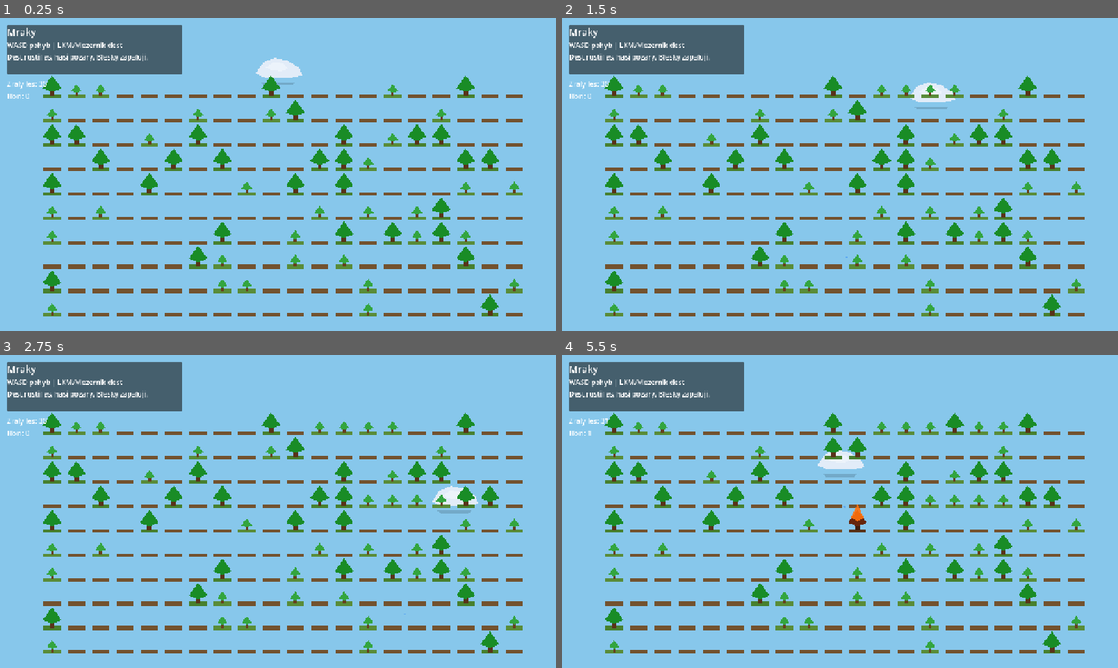
Above: before the commit, frames 1-4 (two rows, left to right).
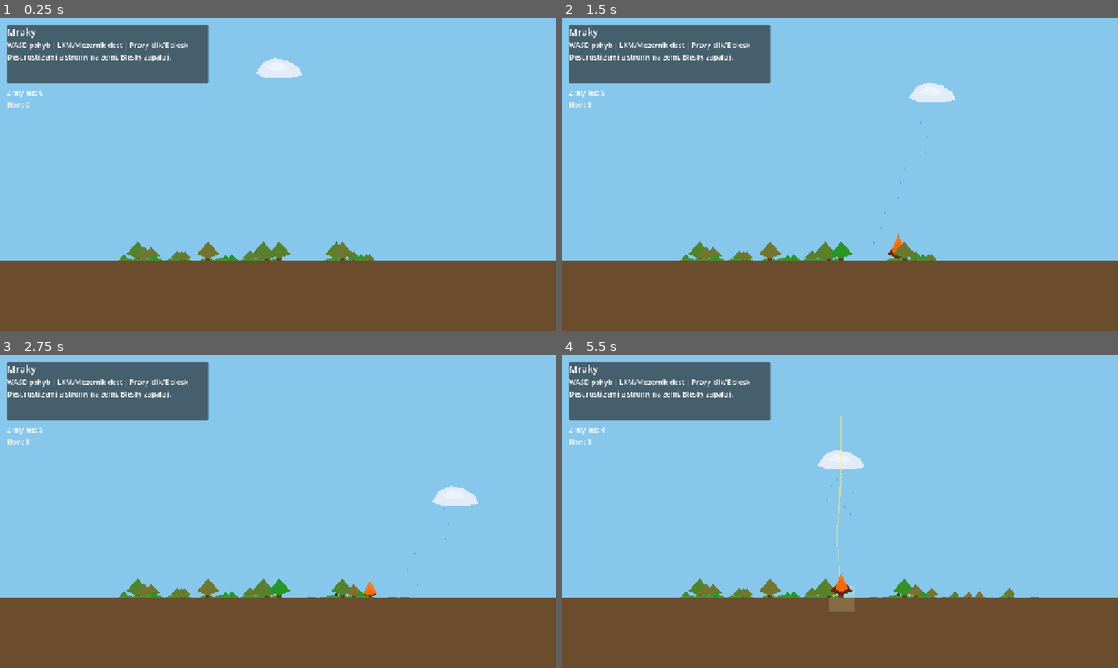
Above: after the commit, the same moments.

Repository: exmaxx/mraky
Game: Godot game, scene res://scenes/main.tscn
The game is run twice, just before and just after one commit, with the same random seed, the same clock (stepped at 60 frames per second) and the same inputs.
Inputs (mouse positions are in pixels of both pictures, inside the frame that each line leads up to):
- Up to frame 1 (0.25 s): no input
- Up to frame 2 (1.5 s): tap Enter at 0.5 s; move the mouse to (962, 158) at 0.52 s; press the mouse at (962, 158) at 0.53 s; hold Right (move_right) 0.53-1.28 s; right-click (962, 158) at 0.8 s; move the mouse to (728, 190) at 1.27 s; release the mouse at (728, 190) at 1.28 s; hold Down (move_down) from 1.28 s (still down); right-click (728, 190) at 1.35 s
- Up to frame 3 (2.75 s): click (166, 527) at 1.55 s; move the mouse to (333, 442) at 2.02 s; release Down (move_down) at 2.03 s; press the mouse at (333, 442) at 2.03 s; hold Right (move_right) from 2.03 s (still down); right-click (333, 442) at 2.3 s
- Up to frame 4 (5.5 s): move the mouse to (812, 574) at 2.77 s; release Right (move_right) at 2.78 s; release the mouse at (812, 574) at 2.78 s; hold Up (move_up) 2.78-3.53 s; right-click (812, 574) at 2.85 s; click (812, 574) at 3.05 s; move the mouse to (1006, 558) at 3.52 s; press the mouse at (1006, 558) at 3.53 s; hold Left (move_left) 3.53-5.03 s; right-click (1006, 558) at 3.8 s; move the mouse to (673, 464) at 4.27 s; release the mouse at (673, 464) at 4.28 s; right-click (673, 464) at 4.35 s; click (673, 464) at 4.55 s; move the mouse to (867, 511) at 5.02 s; press the mouse at (867, 511) at 5.03 s; hold Down (move_down) from 5.03 s (still down); right-click (867, 511) at 5.3 s

The runs differ from the first frame. In frame 1, 32% of the frame differs, in the area x 0-100%, y 2-100%; in frame 2, 32%; in frame 3, 32%; in frame 4, 32%.

Commit message:
Add cloud game POC with ground growth, lightning, and scaling.
Rain grows land and multi-stage trees on the ground; the cloud can cast lightning that strikes trees or bare ground, with slower random strikes and keep-aspect window scaling.

Co-authored-by: Cursor <cursoragent@cursor.com>

Diff:
--- a/project.godot
+++ b/project.godot
@@ -25,6 +25,7 @@
 window/size/viewport_width=1280
 window/size/viewport_height=720
 window/stretch/mode="canvas_items"
+window/stretch/aspect="keep"
 
 [input]
 
@@ -58,8 +59,14 @@
 , Object(InputEventKey,"resource_local_to_scene":false,"resource_name":"","device":-1,"window_id":0,"alt_pressed":false …(182 unchanged characters)…
 ]
 }
+lightning={
+"deadzone": 0.5,
+"events": [Object(InputEventMouseButton,"resource_local_to_scene":false,"resource_name":"","device":-1,"window_id":0,"alt_pressed":false,"shift_pressed":false,"ctrl_pressed":false,"meta_pressed":false,"button_mask":0,"position":Vector2(0, 0),"global_position":Vector2(0, 0),"factor":1.0,"button_index":2,"canceled":false,"pressed":true,"double_click":false,"script":null)
+, Object(InputEventKey,"resource_local_to_scene":false,"resource_name":"","device":-1,"window_id":0,"alt_pressed":false,"shift_pressed":false,"ctrl_pressed":false,"meta_pressed":false,"pressed":false,"keycode":0,"physical_keycode":69,"key_label":0,"unicode":101,"location":0,"echo":false,"script":null)
+]
+}
 
 [rendering]
 
+textures/canvas_textures/default_texture_filter=0
 renderer/rendering_method="gl_compatibility"
-textures/canvas_textures/default_texture_filter=0
--- a/scenes/cloud.tscn
+++ b/scenes/cloud.tscn
@@ -15,8 +15,3 @@
 [node name="Highlight" type="Polygon2D" parent="."]
 color = Color(1, 1, 1, 0.35)
 polygon = PackedVector2Array(-28, -6, -10, -18, 12, -16, 24, -4, 8, 2, -16, 0)
-
-[node name="Shadow" type="Polygon2D" parent="."]
-position = Vector2(0, 28)
-color = Color(0, 0, 0, 0.15)
-polygon = PackedVector2Array(-40, 0, 40, 0, 32, 6, -32, 6)
--- /dev/null
+++ b/scenes/land_patch.tscn
@@ -0,0 +1,19 @@
+[gd_scene format=3 uid="uid://b82n0pnnr0o7y"]
+
+[ext_resource type="Script" path="res://scripts/land_patch.gd" id="1_land"]
+
+[sub_resource type="CircleShape2D" id="CircleShape2D_land"]
+radius = 12.0
+
+[node name="LandPatch" type="Area2D"]
+collision_layer = 8
+collision_mask = 0
+script = ExtResource("1_land")
+
+[node name="Patch" type="Polygon2D" parent="."]
+color = Color(0.52, 0.38, 0.22, 1)
+polygon = PackedVector2Array(-5, 0, -3, -1, 0, -2, 3, -1, 5, 0)
+
+[node name="CollisionShape2D" type="CollisionShape2D" parent="."]
+position = Vector2(0, -4)
+shape = SubResource("CircleShape2D_land")
--- a/scenes/main.tscn
+++ b/scenes/main.tscn
@@ -1,23 +1,46 @@
-[gd_scene load_steps=6 format=3 uid="uid://f1r6mmainscene1"]
+[gd_scene load_steps=8 format=3 uid="uid://f1r6mmainscene1"]
 
 [ext_resource type="Script" path="res://scripts/main.gd" id="1_main"]
 [ext_resource type="PackedScene" uid="uid://e0q5mcloud0001" path="res://scenes/cloud.tscn" id="2_cloud"]
 [ext_resource type="PackedScene" uid="uid://c8n3mtreecell01" path="res://scenes/tree_cell.tscn" id="3_tree"]
 [ext_resource type="Script" path="res://scripts/lightning_manager.gd" id="4_lightning_mgr"]
 [ext_resource type="PackedScene" uid="uid://d9p4mlightning01" path="res://scenes/lightning_strike.tscn" id="5_lightning"]
+[ext_resource type="Script" path="res://scripts/ground.gd" id="6_ground"]
+[ext_resource type="PackedScene" uid="uid://b3l8mlandpatch1" path="res://scenes/land_patch.tscn" id="7_land"]
+
+[sub_resource type="RectangleShape2D" id="RectangleShape2D_ground"]
+size = Vector2(1280, 40)
 
 [node name="Main" type="Node2D"]
 script = ExtResource("1_main")
 tree_scene = ExtResource("3_tree")
+land_scene = ExtResource("7_land")
 
 [node name="Sky" type="ColorRect" parent="."]
 offset_right = 1280.0
 offset_bottom = 720.0
 color = Color(0.53, 0.78, 0.92, 1)
 
+[node name="GroundVisual" type="ColorRect" parent="."]
+offset_top = 560.0
+offset_right = 1280.0
+offset_bottom = 720.0
+color = Color(0.42, 0.3, 0.18, 1)
+
 [node name="World" type="Node2D" parent="."]
 
+[node name="Ground" type="Area2D" parent="World"]
+position = Vector2(0, 560)
+collision_layer = 16
+collision_mask = 0
+script = ExtResource("6_ground")
+
+[node name="CollisionShape2D" type="CollisionShape2D" parent="World/Ground"]
+position = Vector2(640, 20)
+shape = SubResource("RectangleShape2D_ground")
+
 [node name="Cloud" parent="World" instance=ExtResource("2_cloud")]
+position = Vector2(640, 120)
 
 [node name="LightningManager" type="Node" parent="."]
 script = ExtResource("4_lightning_mgr")
@@ -37,8 +60,8 @@
 [node name="Panel" type="PanelContainer" parent="UI/HUD"]
 offset_left = 16.0
 offset_top = 16.0
-offset_right = 420.0
-offset_bottom = 130.0
+offset_right = 480.0
+offset_bottom = 150.0
 
 [node name="VBox" type="VBoxContainer" parent="UI/HUD/Panel"]
 layout_mode = 2
@@ -50,24 +73,24 @@
 
 [node name="Help" type="Label" parent="UI/HUD/Panel/VBox"]
 layout_mode = 2
-text = "WASD pohyb | LKM/Mezernik dest"
+text = "WASD pohyb | LKM/Mezernik dest | Pravy klik/E blesk"
 
 [node name="Goal" type="Label" parent="UI/HUD/Panel/VBox"]
 layout_mode = 2
-text = "Dest rusti les, hasi pozary. Blesky zapaluji."
+text = "Dest rusti zemi a stromy na zemi. Blesky zapaluji."
 
 [node name="ForestLabel" type="Label" parent="UI/HUD"]
 layout_mode = 0
 offset_left = 16.0
-offset_top = 140.0
+offset_top = 160.0
 offset_right = 300.0
-offset_bottom = 166.0
+offset_bottom = 186.0
 text = "Zraly les: 0"
 
 [node name="FireLabel" type="Label" parent="UI/HUD"]
 layout_mode = 0
 offset_left = 16.0
-offset_top = 168.0
+offset_top = 188.0
 offset_right = 300.0
-offset_bottom = 194.0
+offset_bottom = 214.0
 text = "Hori: 0"
--- a/scenes/rain_drop.tscn
+++ b/scenes/rain_drop.tscn
@@ -7,7 +7,7 @@
 
 [node name="RainDrop" type="Area2D"]
 collision_layer = 2
-collision_mask = 4
+collision_mask = 28
 script = ExtResource("1_rain")
 
 [node name="Sprite" type="Polygon2D" parent="."]
--- a/scenes/tree_cell.tscn
+++ b/scenes/tree_cell.tscn
@@ -3,37 +3,30 @@
 [ext_resource type="Script" path="res://scripts/tree_cell.gd" id="1_tree"]
 
 [sub_resource type="RectangleShape2D" id="RectangleShape2D_tree"]
-size = Vector2(40, 40)
+size = Vector2(24, 32)
 
 [node name="TreeCell" type="Area2D"]
 collision_layer = 4
 collision_mask = 0
 script = ExtResource("1_tree")
 
-[node name="Ground" type="ColorRect" parent="."]
-offset_left = -20.0
-offset_top = -4.0
-offset_right = 20.0
-offset_bottom = 4.0
-color = Color(0.45, 0.32, 0.18, 1)
-
 [node name="Trunk" type="ColorRect" parent="."]
 visible = false
-offset_left = -3.0
-offset_top = -14.0
-offset_right = 3.0
+offset_left = -2.0
+offset_top = -10.0
+offset_right = 2.0
 offset_bottom = 0.0
 color = Color(0.4, 0.25, 0.12, 1)
 
 [node name="Crown" type="Polygon2D" parent="."]
 visible = false
 color = Color(0.2, 0.65, 0.25, 1)
-polygon = PackedVector2Array(0, -28, 12, -12, 0, -8, -12, -12)
+polygon = PackedVector2Array(0, -16, 10, -6, 0, -2, -10, -6)
 
 [node name="Fire" type="Polygon2D" parent="."]
 visible = false
 color = Color(1, 0.45, 0.05, 0.9)
-polygon = PackedVector2Array(0, -58, 14, -30, 0, -22, -14, -30)
+polygon = PackedVector2Array(0, -30, 14, -16, 0, -10, -14, -16)
 
 [node name="CollisionShape2D" type="CollisionShape2D" parent="."]
 position = Vector2(0, -16)
--- a/scripts/cloud.gd
+++ b/scripts/cloud.gd
@@ -1,11 +1,15 @@
 extends CharacterBody2D
+
+signal lightning_requested
 
 const MOVE_SPEED := 280.0
 const RAIN_INTERVAL := 0.06
+const LIGHTNING_COOLDOWN := 0.7
 
 @export var rain_scene: PackedScene
 
 var _rain_cooldown := 0.0
+var _lightning_cooldown := 0.0
 
 
 func _physics_process(delta: float) -> void:
@@ -18,7 +22,10 @@
 		_spawn_rain()
 		_rain_cooldown = RAIN_INTERVAL
 
-	$Shadow.position = Vector2(0, 28)
+	_lightning_cooldown = maxf(_lightning_cooldown - delta, 0.0)
+	if Input.is_action_pressed("lightning") and _lightning_cooldown <= 0.0:
+		lightning_requested.emit()
+		_lightning_cooldown = LIGHTNING_COOLDOWN
 
 
 func _spawn_rain() -> void:
--- /dev/null
+++ b/scripts/ground.gd
@@ -0,0 +1,16 @@
+class_name Ground
+extends Area2D
+
+signal rained_at(world_position: Vector2, amount: float)
+
+@onready var collision: CollisionShape2D = $CollisionShape2D
+
+
+func set_ground_width(width: float) -> void:
+	var rect := collision.shape as RectangleShape2D
+	rect.size = Vector2(width, 40.0)
+	collision.position = Vector2(width * 0.5, 20.0)
+
+
+func apply_rain(world_position: Vector2, amount: float) -> void:
+	rained_at.emit(world_position, amount)
--- /dev/null
+++ b/scripts/land_patch.gd
@@ -0,0 +1,58 @@
+class_name LandPatch
+extends Area2D
+
+const WATER_TO_EXPAND := 0.5
+const WATER_TO_SPAWN_TREE := 1.0
+const MAX_RADIUS := 26.0
+const BASE_RADIUS := 5.0
+
+signal tree_spawn_ready(patch: LandPatch)
+
+var water: float = 0.0
+var patch_radius: float = BASE_RADIUS
+var has_tree: bool = false
+
+@onready var patch: Polygon2D = $Patch
+
+
+func _ready() -> void:
+	z_index = int(global_position.x) % 1000
+	_update_visual()
+
+
+func apply_rain(amount: float) -> float:
+	water += amount
+	patch_radius = minf(MAX_RADIUS, BASE_RADIUS + water * 12.0)
+	_update_visual()
+	if can_spawn_tree():
+		call_deferred("_notify_tree_ready")
+	return water
+
+
+func _notify_tree_ready() -> void:
+	if can_spawn_tree():
+		tree_spawn_ready.emit(self)
+
+
+func can_spawn_tree() -> bool:
+	return not has_tree and water >= WATER_TO_SPAWN_TREE
+
+
+func mark_has_tree() -> void:
+	has_tree = true
+
+
+func _update_visual() -> void:
+	var dryness := 1.0 - clampf(water / WATER_TO_SPAWN_TREE, 0.0, 1.0)
+	var dry_color := Color(0.52, 0.38, 0.22)
+	var wet_color := Color(0.28, 0.58, 0.18)
+	patch.color = dry_color.lerp(wet_color, 1.0 - dryness)
+
+	var r := patch_radius
+	patch.polygon = PackedVector2Array([
+		Vector2(-r, 0),
+		Vector2(-r * 0.6, -r * 0.25),
+		Vector2(0, -r * 0.35),
+		Vector2(r * 0.6, -r * 0.25),
+		Vector2(r, 0),
+	])
--- a/scripts/lightning_manager.gd
+++ b/scripts/lightning_manager.gd
@@ -1,17 +1,24 @@
 extends Node
 
-const MIN_INTERVAL := 2.5
-const MAX_INTERVAL := 5.5
+const MIN_INTERVAL := 7.0
+const MAX_INTERVAL := 14.0
+const STRIKE_RANGE_X := 90.0
 
 @export var lightning_scene: PackedScene
 
-var _trees: Array[Node] = []
+var _trees: Array[TreeCell] = []
 var _timer := 2.0
+var _get_ground_y: Callable
 
 
-func setup(trees: Array[Node]) -> void:
+func setup(trees: Array[TreeCell], get_ground_y: Callable) -> void:
 	_trees = trees
+	_get_ground_y = get_ground_y
 	_timer = randf_range(MIN_INTERVAL, MAX_INTERVAL)
+
+
+func register_tree(tree: TreeCell) -> void:
+	_trees.append(tree)
 
 
 func _process(delta: float) -> void:
@@ -20,21 +27,33 @@
 		return
 
 	_timer = randf_range(MIN_INTERVAL, MAX_INTERVAL)
-	_strike_random_tree()
+	var cloud: Node2D = get_tree().current_scene.get_node("World/Cloud")
+	strike_at(cloud.global_position)
 
 
-func _strike_random_tree() -> void:
-	var candidates: Array[Node] = []
+func strike_at(from_position: Vector2) -> void:
+	var strike_position := Vector2(from_position.x, _get_ground_y.call())
+	var target := _find_nearest_tree(from_position)
+	if target:
+		strike_position = target.global_position
+		target.ignite()
+
+	_spawn_lightning(strike_position)
+
+
+func _find_nearest_tree(from_position: Vector2) -> TreeCell:
+	var best: TreeCell = null
+	var best_dist := STRIKE_RANGE_X
 	for tree in _trees:
-		if is_instance_valid(tree) and tree.has_method("can_be_struck") and tree.can_be_struck():
-			candidates.append(tree)
-
-	if candidates.is_empty():
-		return
-
-	var target: Node = candidates.pick_random()
-	_spawn_lightning(target.global_position)
-	target.ignite()
+		if not is_instance_valid(tree):
+			continue
+		if not tree.can_be_struck():
+			continue
+		var dist := absf(tree.global_position.x - from_position.x)
+		if dist < best_dist:
+			best_dist = dist
+			best = tree
+	return best
 
 
 func _spawn_lightning(target_position: Vector2) -> void:
--- a/scripts/main.gd
+++ b/scripts/main.gd
@@ -1,39 +1,116 @@
 extends Node2D
 
-const GRID_COLS := 20
-const GRID_ROWS := 10
-const CELL_SIZE := 56.0
+const DESIGN_SIZE := Vector2(1280.0, 720.0)
+const GROUND_HEIGHT := 160.0
+const LAND_MERGE_RADIUS := 22.0
 
 @export var tree_scene: PackedScene
+@export var land_scene: PackedScene
 
+@onready var sky: ColorRect = $Sky
+@onready var ground_visual: ColorRect = $GroundVisual
+@onready var ground: Ground = $World/Ground
 @onready var world: Node2D = $World
+@onready var cloud: CharacterBody2D = $World/Cloud
 @onready var lightning_manager: Node = $LightningManager
 @onready var forest_label: Label = $UI/HUD/ForestLabel
 @onready var fire_label: Label = $UI/HUD/FireLabel
 
-var _trees: Array[Node] = []
+var _trees: Array[TreeCell] = []
+var _land_patches: Array[LandPatch] = []
+var _ground_y: float = DESIGN_SIZE.y - GROUND_HEIGHT
 
 
 func _ready() -> void:
-	_build_forest()
-	lightning_manager.setup(_trees)
+	_apply_stretch_settings()
+	ground.rained_at.connect(_on_ground_rained)
+	cloud.lightning_requested.connect(_on_cloud_lightning)
+	_scatter_initial_tree_groups()
+	lightning_manager.setup(_trees, _get_ground_strike_y)
+
+
+func _apply_stretch_settings() -> void:
+	var win := get_window()
+	win.content_scale_mode = Window.CONTENT_SCALE_MODE_CANVAS_ITEMS
+	win.content_scale_aspect = Window.CONTENT_SCALE_ASPECT_KEEP
+
+
+func _get_ground_strike_y() -> float:
+	return ground.global_position.y
+
+
+func _scatter_initial_tree_groups() -> void:
+	var group_count := 5
+	for _g in group_count:
+		var center_x := randf_range(140.0, DESIGN_SIZE.x - 140.0)
+		var tree_count := randi_range(3, 6)
+		for _i in tree_count:
+			var x := center_x + randf_range(-50.0, 50.0)
+			var patch := _spawn_land_patch(Vector2(x, _ground_y), randf_range(1.0, 1.6))
+			patch.mark_has_tree()
+			var stage := randi_range(0, 3) as TreeCell.Stage
+			_spawn_tree_on_land(patch, stage, randf_range(0.2, 0.8))
+
+
+func _on_ground_rained(world_position: Vector2, amount: float) -> void:
+	var patch := _find_nearby_land(world_position)
+	if patch:
+		patch.apply_rain(amount)
+		_try_spawn_tree_on_land(patch)
+	else:
+		patch = _spawn_land_patch(world_position, amount)
+		_try_spawn_tree_on_land(patch)
+
+
+func _spawn_land_patch(world_position: Vector2, water: float) -> LandPatch:
+	var patch: LandPatch = land_scene.instantiate()
+	patch.position = Vector2(world_position.x, _ground_y)
+	patch.tree_spawn_ready.connect(_on_land_tree_spawn_ready)
+	world.add_child(patch)
+	patch.apply_rain(water)
+	_land_patches.append(patch)
+	return patch
+
+
+func _on_land_tree_spawn_ready(patch: LandPatch) -> void:
+	_try_spawn_tree_on_land(patch)
+
+
+func _find_nearby_land(world_position: Vector2) -> LandPatch:
+	var best: LandPatch = null
+	var best_dist := LAND_MERGE_RADIUS
+	for patch in _land_patches:
+		if not is_instance_valid(patch):
+			continue
+		var dist := absf(patch.global_position.x - world_position.x)
+		if dist < best_dist:
+			best_dist = dist
+			best = patch
+	return best
+
+
+func _try_spawn_tree_on_land(patch: LandPatch) -> void:
+	if not patch.can_spawn_tree():
+		return
+	patch.mark_has_tree()
+	_spawn_tree_on_land(patch, TreeCell.Stage.SPROUT)
+
+
+func _spawn_tree_on_land(patch: LandPatch, initial_stage: TreeCell.Stage, initial_water: float = 0.0) -> void:
+	var tree: TreeCell = tree_scene.instantiate()
+	tree.position = patch.position + Vector2(randf_range(-8.0, 8.0), 0.0)
+	world.add_child(tree)
+	tree.setup_initial(initial_stage, initial_water)
+	_trees.append(tree)
+	lightning_manager.register_tree(tree)
+
+
+func _on_cloud_lightning() -> void:
+	lightning_manager.strike_at(cloud.global_position)
 
 
 func _process(_delta: float) -> void:
 	_update_hud()
-
-
-func _build_forest() -> void:
-	var origin := Vector2(120.0, 180.0)
-	for row in GRID_ROWS:
-		for col in GRID_COLS:
-			var tree: TreeCell = tree_scene.instantiate()
-			tree.position = origin + Vector2(col * CELL_SIZE, row * CELL_SIZE)
-			world.add_child(tree)
-			if randf() < 0.35:
-				var initial_state := TreeCell.State.GROWING if randf() < 0.5 else TreeCell.State.MATURE
-				tree.setup_initial(initial_state)
-			_trees.append(tree)
 
 
 func _update_hud() -> void:
@@ -43,8 +120,9 @@
 		if not is_instance_valid(tree):
 			continue
 		match tree.state:
-			TreeCell.State.MATURE:
-				mature += 1
+			TreeCell.State.ALIVE:
+				if tree.stage >= TreeCell.Stage.MATURE:
+					mature += 1
 			TreeCell.State.BURNING:
 				burning += 1
 	forest_label.text = "Zraly les: %d" % mature
--- a/scripts/rain_drop.gd
+++ b/scripts/rain_drop.gd
@@ -2,17 +2,32 @@
 
 const FALL_SPEED := 520.0
 const RAIN_POWER := 0.35
+const DESPAWN_Y := 800.0
 
 var velocity := Vector2(0.0, FALL_SPEED)
+var _handled := false
 
 
 func _physics_process(delta: float) -> void:
 	position += velocity * delta
-	if position.y > 800.0:
+	if position.y > DESPAWN_Y:
 		queue_free()
 
 
 func _on_area_entered(area: Area2D) -> void:
+	if _handled:
+		return
+	_handled = true
+	monitoring = false
+
 	if area is TreeCell:
 		area.apply_rain(RAIN_POWER)
 		queue_free()
+	elif area is LandPatch:
+		area.apply_rain(RAIN_POWER)
+		queue_free()
+	elif area is Ground:
+		var hit_position := global_position
+		var main := get_tree().current_scene
+		main.call_deferred("_on_ground_rained", hit_position, RAIN_POWER)
+		queue_free()
--- a/scripts/tree_cell.gd
+++ b/scripts/tree_cell.gd
@@ -1,73 +1,82 @@
 class_name TreeCell
 extends Area2D
 
-enum State { EMPTY, GROWING, MATURE, BURNING, BURNT }
+enum Stage { SPROUT, SAPLING, YOUNG, MATURE, ANCIENT }
+enum State { ALIVE, BURNING, BURNT }
 
-const GROWTH_TO_SPROUT := 1.0
-const GROWTH_TO_MATURE := 1.0
+const STAGE_THRESHOLDS := {
+	Stage.SPROUT: 0.8,
+	Stage.SAPLING: 1.0,
+	Stage.YOUNG: 1.3,
+	Stage.MATURE: 1.6,
+	Stage.ANCIENT: 2.0,
+}
 const BURN_DURATION := 3.0
-const RECOVER_FROM_BURNT := 0.8
+const RECOVER_FROM_BURNT := 1.0
 
-@onready var ground: ColorRect = $Ground
 @onready var trunk: ColorRect = $Trunk
 @onready var crown: Polygon2D = $Crown
 @onready var fire: Polygon2D = $Fire
 
-var state: State = State.EMPTY
-var growth: float = 0.0
+var stage: Stage = Stage.SPROUT
+var state: State = State.ALIVE
+var water: float = 0.0
 var burn_timer: float = 0.0
 
 
-func setup_initial(initial_state: State) -> void:
-	state = initial_state
-	match state:
-		State.GROWING:
-			growth = 0.5
-		State.MATURE:
-			growth = 1.0
-		_:
-			growth = 0.0
+func setup_initial(initial_stage: Stage, initial_water: float = 0.0) -> void:
+	stage = initial_stage
+	water = initial_water
+	state = State.ALIVE
 	_update_visual()
 
 
 func _ready() -> void:
+	z_index = int(global_position.x) % 1000 + 1
 	_update_visual()
 
 
 func apply_rain(amount: float) -> void:
 	match state:
-		State.EMPTY:
-			growth += amount
-			if growth >= GROWTH_TO_SPROUT:
-				state = State.GROWING
-				growth = 0.0
-		State.GROWING:
-			growth += amount
-			if growth >= GROWTH_TO_MATURE:
-				state = State.MATURE
-				growth = 1.0
+		State.ALIVE:
+			water += amount
+			_try_grow()
 		State.BURNING:
 			burn_timer -= amount * 2.5
 			if burn_timer <= 0.0:
-				state = State.MATURE
+				state = State.ALIVE
 				burn_timer = 0.0
 		State.BURNT:
-			growth += amount
-			if growth >= RECOVER_FROM_BURNT:
-				state = State.EMPTY
-				growth = 0.0
+			water += amount
+			if water >= RECOVER_FROM_BURNT:
+				state = State.ALIVE
+				stage = Stage.SPROUT
+				water = 0.0
 	_update_visual()
 
 
+func _try_grow() -> void:
+	if stage >= Stage.ANCIENT:
+		return
+	var threshold: float = STAGE_THRESHOLDS[stage]
+	if water < threshold:
+		return
+	water -= threshold
+	stage = (mini(stage + 1, Stage.ANCIENT)) as Stage
+	_try_grow()
+
+
 func ignite() -> void:
-	if state == State.GROWING or state == State.MATURE:
+	if state != State.ALIVE:
+		return
+	if stage >= Stage.SPROUT:
 		state = State.BURNING
 		burn_timer = BURN_DURATION
 		_update_visual()
 
 
 func can_be_struck() -> bool:
-	return state == State.GROWING or state == State.MATURE
+	return state == State.ALIVE and stage >= Stage.SPROUT
 
 
 func _process(delta: float) -> void:
@@ -77,67 +86,81 @@
 	burn_timer -= delta
 	if burn_timer <= 0.0:
 		state = State.BURNT
-		growth = 0.0
+		water = 0.0
 		_update_visual()
 	else:
 		_update_fire_visual()
 
 
+func _water_color() -> Color:
+	var threshold: float = STAGE_THRESHOLDS.get(stage, 1.0)
+	var saturation := clampf(water / threshold, 0.0, 1.0)
+	var dry := Color(0.55, 0.42, 0.2)
+	var lush := Color(0.08, 0.62, 0.14)
+	return dry.lerp(lush, saturation)
+
+
+func _stage_metrics() -> Dictionary:
+	match stage:
+		Stage.SPROUT:
+			return {"trunk": Vector2(4, 10), "trunk_pos": Vector2(-2, -10), "crown_h": 16.0, "crown_w": 10.0}
+		Stage.SAPLING:
+			return {"trunk": Vector2(6, 16), "trunk_pos": Vector2(-3, -16), "crown_h": 24.0, "crown_w": 14.0}
+		Stage.YOUNG:
+			return {"trunk": Vector2(8, 22), "trunk_pos": Vector2(-4, -22), "crown_h": 34.0, "crown_w": 20.0}
+		Stage.MATURE:
+			return {"trunk": Vector2(10, 30), "trunk_pos": Vector2(-5, -30), "crown_h": 46.0, "crown_w": 26.0}
+		Stage.ANCIENT:
+			return {"trunk": Vector2(12, 38), "trunk_pos": Vector2(-6, -38), "crown_h": 58.0, "crown_w": 32.0}
+		_:
+			return {"trunk": Vector2(4, 10), "trunk_pos": Vector2(-2, -10), "crown_h": 16.0, "crown_w": 10.0}
+
+
 func _update_visual() -> void:
-	match state:
-		State.EMPTY:
-			ground.color = Color(0.45, 0.32, 0.18)
-			trunk.visible = false
-			crown.visible = false
-			fire.visible = false
-		State.GROWING:
-			ground.color = Color(0.35, 0.55, 0.22)
-			trunk.visible = true
-			trunk.size = Vector2(6, 14)
-			trunk.position = Vector2(-3, -14)
-			trunk.color = Color(0.4, 0.25, 0.12)
-			crown.visible = true
-			crown.color = Color(0.2, 0.65, 0.25)
-			crown.polygon = PackedVector2Array([
-				Vector2(0, -28), Vector2(12, -12), Vector2(0, -8), Vector2(-12, -12)
-			])
-			fire.visible = false
-		State.MATURE:
-			ground.color = Color(0.28, 0.5, 0.18)
-			trunk.visible = true
-			trunk.size = Vector2(10, 24)
-			trunk.position = Vector2(-5, -24)
-			trunk.color = Color(0.35, 0.2, 0.1)
-			crown.visible = true
-			crown.color = Color(0.1, 0.55, 0.15)
-			crown.polygon = PackedVector2Array([
-				Vector2(0, -48), Vector2(22, -18), Vector2(0, -10), Vector2(-22, -18)
-			])
-			fire.visible = false
-		State.BURNING:
-			ground.color = Color(0.35, 0.2, 0.1)
-			trunk.visible = true
-			trunk.color = Color(0.25, 0.12, 0.05)
-			crown.visible = true
-			crown.color = Color(0.4, 0.15, 0.05)
-			_update_fire_visual()
-		State.BURNT:
-			ground.color = Color(0.2, 0.2, 0.2)
-			trunk.visible = true
-			trunk.size = Vector2(8, 10)
-			trunk.position = Vector2(-4, -10)
-			trunk.color = Color(0.15, 0.15, 0.15)
-			crown.visible = false
-			fire.visible = false
+	if state == State.BURNT:
+		trunk.visible = true
+		trunk.size = Vector2(8, 10)
+		trunk.position = Vector2(-4, -10)
+		trunk.color = Color(0.15, 0.15, 0.15)
+		crown.visible = false
+		fire.visible = false
+		return
+
+	var metrics := _stage_metrics()
+	var crown_color := _water_color()
+
+	trunk.visible = true
+	trunk.size = metrics["trunk"]
+	trunk.position = metrics["trunk_pos"]
+	trunk.color = Color(0.38, 0.24, 0.12)
+
+	crown.visible = true
+	crown.color = crown_color
+	var ch: float = metrics["crown_h"]
+	var cw: float = metrics["crown_w"]
+	crown.polygon = PackedVector2Array([
+		Vector2(0, -ch),
+		Vector2(cw, -ch * 0.35),
+		Vector2(0, -ch * 0.15),
+		Vector2(-cw, -ch * 0.35),
+	])
+
+	if state == State.BURNING:
+		crown.color = Color(0.4, 0.15, 0.05)
+		_update_fire_visual()
+	else:
+		fire.visible = false
 
 
 func _update_fire_visual() -> void:
 	fire.visible = true
+	var metrics := _stage_metrics()
+	var ch: float = metrics["crown_h"]
 	var flicker := 1.0 + sin(Time.get_ticks_msec() * 0.02) * 0.15
 	fire.color = Color(1.0, 0.45, 0.05, 0.9)
 	fire.polygon = PackedVector2Array([
-		Vector2(0, -58 * flicker),
-		Vector2(14 * flicker, -30),
-		Vector2(0, -22),
-		Vector2(-14 * flicker, -30),
+		Vector2(0, -(ch + 12.0) * flicker),
+		Vector2(14.0 * flicker, -(ch * 0.5)),
+		Vector2(0, -(ch * 0.3)),
+		Vector2(-14.0 * flicker, -(ch * 0.5)),
 	])
Not shown, added: scripts/ground.gd.uid
Not shown, added: scripts/land_patch.gd.uid
